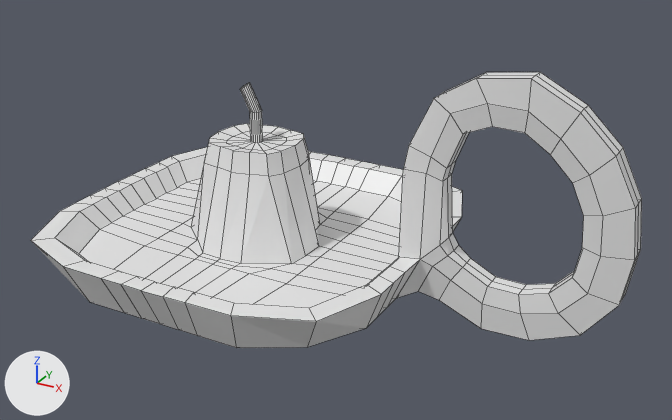
The Blender file Assets/Raw/Blender/Candle.blend, before and after one commit.
Rendered twice from a 50 mm camera at (2.39, -3.55, 1.99) aimed at (0.47, -0.05, 0.24). Every picture has the same lights, and +X, +Y and +Z are marked at lower left. Mesh edges are drawn as thin lines.
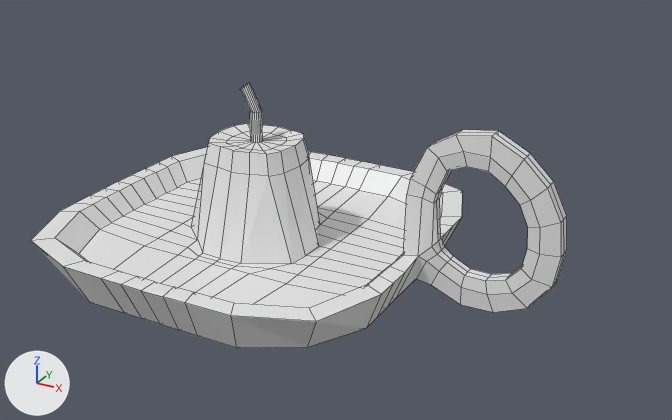
What differs and where, as boxes [x1, y1, x2, y2] in the pictures (672 x 420 px; the box of a moved part takes in the faces that stretch with it):
'Cube', reshaped (12% narrower): before [31, 72, 642, 348]; after [31, 83, 567, 348]
part 1 of me_cube, moved or reshaped: before [387, 72, 642, 340]; after [387, 130, 567, 312]

Patch to the scene script:
```diff
--- a/Assets/Raw/Blender/Candle.blend.py
+++ b/Assets/Raw/Blender/Candle.blend.py
@@ me_cube @@
 # used by ob_cube; location = (0.0, 0.0, 0.0)
-me_cube.from_pydata(...)  # 488 vertices, 485 faces; spans x -0.91..1.83, y -0.91..0.91, z -0.28..0.99
+me_cube.from_pydata(...)  # 488 vertices, 485 faces; spans x -0.91..1.53, y -0.91..0.91, z -0.28..0.77
+# me_cube part 1: 128 of the vertices in x 0.81..1.83, y -0.1..0.1, z -0.18..0.99 are scaled about their middle by 0.7, then moved by (-0.14, 0.0, -0.09)
 me_cube.materials.append(mat_material)
```
